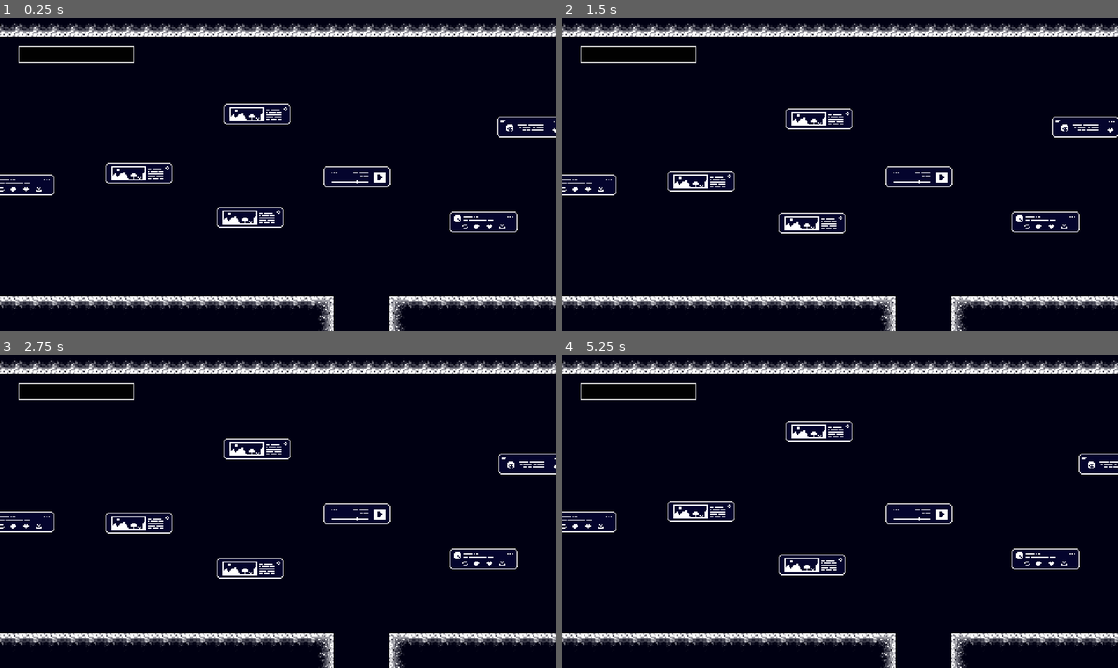
Above: before the commit, frames 1-4 (two rows, left to right).
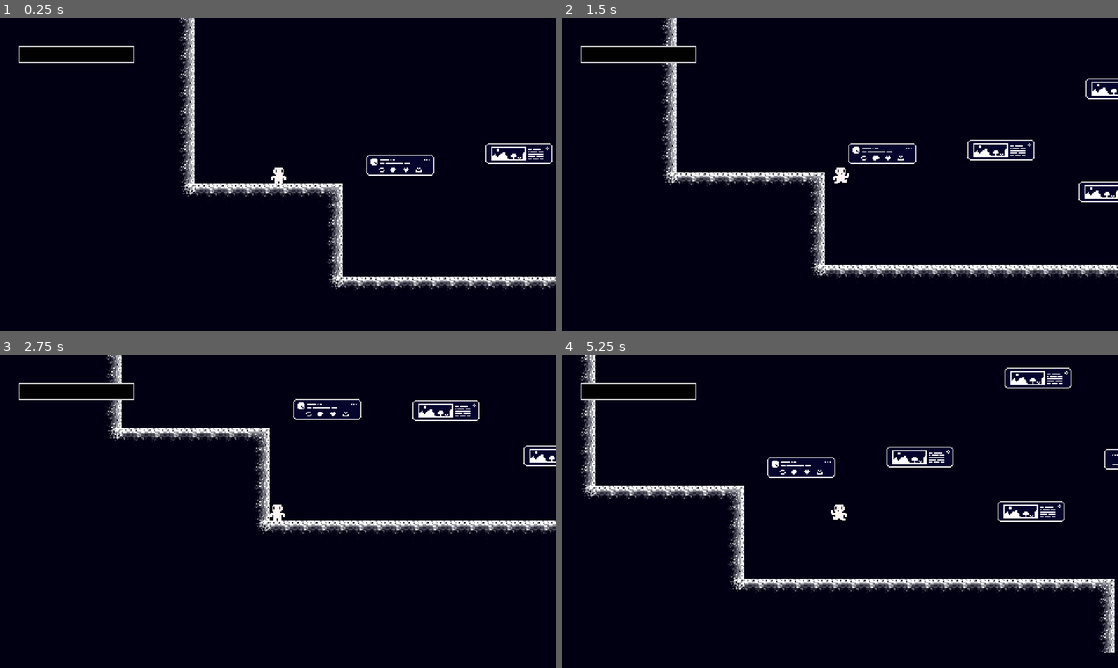
Above: after the commit, the same moments.

Repository: ilmoruuu/dontScroll
Game: Godot game, scene res://scenes/levels/fase1.tscn
Same seed, same stepped clock (60 frames per second), same inputs: the game is played once before the commit and once after it. This scene is started directly instead of the project's main scene.
Inputs:
- Up to frame 1 (0.25 s): no input
- Up to frame 2 (1.5 s): tap Enter (ui_accept) at 0.5, 0.77 s; hold Right (ui_right) from 0.53 s (still down)
- Up to frame 3 (2.75 s): tap Enter (ui_accept) at 1.52 s; release Right (ui_right) at 2.03 s; hold Left (ui_left) from 2.03 s (still down)
- Up to frame 4 (5.25 s): release Left (ui_left) at 2.78 s; hold Right (ui_right) 2.78-4.28 s; tap Enter (ui_accept) at 3.02, 3.77, 4.52 s; hold Left (ui_left) 4.28-5.03 s; hold Right (ui_right) from 5.03 s (still down)

The runs differ from the first frame. In frame 1, 17% of the frame differs, in the area x 0-100%, y 0-100%; in frame 2, 18%; in frame 3, 17%; in frame 4, 19%.
Error before the commit: Invalid access to property or key 'exposition_changed' on a base object of type 'null instance'. (res://entities/exposition_bar/progress_bar.gd:6)

Commit message:
feat: adição das animações de beber suco e usar pijama

Diff:
--- a/dont-scroll/entities/player/player.tscn
+++ b/dont-scroll/entities/player/player.tscn
@@ -4,13 +4,15 @@
 [ext_resource type="Texture2D" uid="uid://c671qgvy8iudr" path="res://assets/player/Attack_Hammer(16 x 16).png" id="2_7thud"]
 [ext_resource type="Texture2D" uid="uid://5mboahntf8m1" path="res://assets/player/Idle (16 x 16).png" id="2_abrql"]
 [ext_resource type="Texture2D" uid="uid://yioxxb4xlhev" path="res://assets/player/Hurt (16 x 16).png" id="2_fkugw"]
+[ext_resource type="Texture2D" uid="uid://bu5qg8scm5bu7" path="res://assets/player/Drink_Juice (16 x 16).png" id="3_a1qjk"]
 [ext_resource type="Texture2D" uid="uid://nqgil0bym46k" path="res://assets/player/Jump (16 x 16).png" id="3_bls4j"]
-[ext_resource type="Texture2D" path="res://assets/player/Waddling (16 x 16).png" id="3_sglur"]
 [ext_resource type="Texture2D" uid="uid://cwwuapdjnidl8" path="res://assets/player/Idle_Hammer (16 x 16).png" id="4_8fjmc"]
 [ext_resource type="Texture2D" uid="uid://c64x50tnl0ur7" path="res://assets/player/Idle_Juice (16 x 16).png" id="5_qiwj3"]
 [ext_resource type="Texture2D" uid="uid://d3xa5ojy04qr8" path="res://assets/player/Idle_Pijama (16 x 16).png" id="6_26q78"]
 [ext_resource type="Texture2D" uid="uid://bwwmy8812b02r" path="res://assets/player/Jump_Pijama (16 x 16).png" id="9_a1qjk"]
 [ext_resource type="Texture2D" uid="uid://fcw4yf5kjs4" path="res://assets/player/Waddling_Pijama (16 x 16).png" id="9_bectd"]
+[ext_resource type="Texture2D" uid="uid://dewcw5vv7wwtw" path="res://assets/player/Walking (16 x 16).png" id="10_7thud"]
+[ext_resource type="Texture2D" uid="uid://g5lftksj7x4u" path="res://assets/player/Use_Pijama (16 x 16).png" id="11_j3ovn"]
 
 [sub_resource type="AtlasTexture" id="AtlasTexture_0eo6o"]
 atlas = ExtResource("2_7thud")
@@ -20,17 +22,9 @@
 atlas = ExtResource("2_7thud")
 region = Rect2(16, 0, 16, 16)
 
-[sub_resource type="AtlasTexture" id="AtlasTexture_13wue"]
-atlas = ExtResource("2_7thud")
-region = Rect2(32, 0, 16, 16)
-
-[sub_resource type="AtlasTexture" id="AtlasTexture_wy7bt"]
-atlas = ExtResource("2_7thud")
-region = Rect2(48, 0, 16, 16)
-
-[sub_resource type="AtlasTexture" id="AtlasTexture_geky7"]
-atlas = ExtResource("2_7thud")
-region = Rect2(64, 0, 16, 16)
+[sub_resource type="AtlasTexture" id="AtlasTexture_7otdo"]
+atlas = ExtResource("3_a1qjk")
+region = Rect2(0, 0, 16, 16)
 
 [sub_resource type="AtlasTexture" id="AtlasTexture_afbqv"]
 atlas = ExtResource("2_fkugw")
@@ -124,28 +118,32 @@
 atlas = ExtResource("9_a1qjk")
 region = Rect2(0, 0, 16, 16)
 
-[sub_resource type="AtlasTexture" id="AtlasTexture_qiwj3"]
-atlas = ExtResource("3_sglur")
-region = Rect2(0, 0, 16, 16)
-
-[sub_resource type="AtlasTexture" id="AtlasTexture_26q78"]
-atlas = ExtResource("3_sglur")
-region = Rect2(16, 0, 16, 16)
-
-[sub_resource type="AtlasTexture" id="AtlasTexture_bectd"]
-atlas = ExtResource("3_sglur")
-region = Rect2(32, 0, 16, 16)
-
-[sub_resource type="AtlasTexture" id="AtlasTexture_wvtmh"]
-atlas = ExtResource("3_sglur")
-region = Rect2(48, 0, 16, 16)
-
-[sub_resource type="AtlasTexture" id="AtlasTexture_7thud"]
-atlas = ExtResource("3_sglur")
-region = Rect2(64, 0, 16, 16)
+[sub_resource type="AtlasTexture" id="AtlasTexture_13wue"]
+atlas = ExtResource("11_j3ovn")
+region = Rect2(0, 0, 16, 16)
 
 [sub_resource type="AtlasTexture" id="AtlasTexture_a1qjk"]
-atlas = ExtResource("3_sglur")
+atlas = ExtResource("10_7thud")
+region = Rect2(0, 0, 16, 16)
+
+[sub_resource type="AtlasTexture" id="AtlasTexture_r633c"]
+atlas = ExtResource("10_7thud")
+region = Rect2(16, 0, 16, 16)
+
+[sub_resource type="AtlasTexture" id="AtlasTexture_pacje"]
+atlas = ExtResource("10_7thud")
+region = Rect2(32, 0, 16, 16)
+
+[sub_resource type="AtlasTexture" id="AtlasTexture_2h0qb"]
+atlas = ExtResource("10_7thud")
+region = Rect2(48, 0, 16, 16)
+
+[sub_resource type="AtlasTexture" id="AtlasTexture_mmk7k"]
+atlas = ExtResource("10_7thud")
+region = Rect2(64, 0, 16, 16)
+
+[sub_resource type="AtlasTexture" id="AtlasTexture_g3pa7"]
+atlas = ExtResource("10_7thud")
 region = Rect2(80, 0, 16, 16)
 
 [sub_resource type="AtlasTexture" id="AtlasTexture_24ehl"]
@@ -180,146 +178,153 @@
 }, {
 "duration": 1.0,
 "texture": SubResource("AtlasTexture_ttr27")
-}, {
+}],
+"loop": 1,
+"name": &"attack_hammer",
+"speed": 10.0
+}, {
+"frames": [{
+"duration": 1.0,
+"texture": SubResource("AtlasTexture_7otdo")
+}],
+"loop": 1,
+"name": &"drink_juice",
+"speed": 5.0
+}, {
+"frames": [{
+"duration": 1.0,
+"texture": SubResource("AtlasTexture_afbqv")
+}],
+"loop": 1,
+"name": &"hurt",
+"speed": 5.0
+}, {
+"frames": [{
+"duration": 1.0,
+"texture": SubResource("AtlasTexture_abrql")
+}, {
+"duration": 1.0,
+"texture": SubResource("AtlasTexture_sglur")
+}, {
+"duration": 1.0,
+"texture": SubResource("AtlasTexture_bls4j")
+}, {
+"duration": 1.0,
+"texture": SubResource("AtlasTexture_fkugw")
+}, {
+"duration": 1.0,
+"texture": SubResource("AtlasTexture_8fjmc")
+}],
+"loop": 1,
+"name": &"idle",
+"speed": 5.0
+}, {
+"frames": [{
+"duration": 1.0,
+"texture": SubResource("AtlasTexture_gx6sm")
+}, {
+"duration": 1.0,
+"texture": SubResource("AtlasTexture_yqrof")
+}, {
+"duration": 1.0,
+"texture": SubResource("AtlasTexture_3wlsy")
+}, {
+"duration": 1.0,
+"texture": SubResource("AtlasTexture_b2kln")
+}, {
+"duration": 1.0,
+"texture": SubResource("AtlasTexture_we0b7")
+}],
+"loop": 1,
+"name": &"idle_hammer",
+"speed": 5.0
+}, {
+"frames": [{
+"duration": 1.0,
+"texture": SubResource("AtlasTexture_mtric")
+}, {
+"duration": 1.0,
+"texture": SubResource("AtlasTexture_eyb6c")
+}, {
+"duration": 1.0,
+"texture": SubResource("AtlasTexture_221hk")
+}, {
+"duration": 1.0,
+"texture": SubResource("AtlasTexture_ghoj8")
+}, {
+"duration": 1.0,
+"texture": SubResource("AtlasTexture_t1t22")
+}],
+"loop": 1,
+"name": &"idle_juice",
+"speed": 5.0
+}, {
+"frames": [{
+"duration": 1.0,
+"texture": SubResource("AtlasTexture_50fht")
+}, {
+"duration": 1.0,
+"texture": SubResource("AtlasTexture_wuv6x")
+}, {
+"duration": 1.0,
+"texture": SubResource("AtlasTexture_qpopc")
+}, {
+"duration": 1.0,
+"texture": SubResource("AtlasTexture_wq0jh")
+}, {
+"duration": 1.0,
+"texture": SubResource("AtlasTexture_gt4e4")
+}],
+"loop": 1,
+"name": &"idle_pijama",
+"speed": 5.0
+}, {
+"frames": [{
+"duration": 1.0,
+"texture": SubResource("AtlasTexture_j3ovn")
+}],
+"loop": 1,
+"name": &"jump",
+"speed": 5.0
+}, {
+"frames": [{
+"duration": 1.0,
+"texture": SubResource("AtlasTexture_qwspa")
+}],
+"loop": 1,
+"name": &"jump_pijama",
+"speed": 5.0
+}, {
+"frames": [{
 "duration": 1.0,
 "texture": SubResource("AtlasTexture_13wue")
-}, {
-"duration": 1.0,
-"texture": SubResource("AtlasTexture_wy7bt")
-}, {
-"duration": 1.0,
-"texture": SubResource("AtlasTexture_geky7")
-}],
-"loop": 1,
-"name": &"attack_hammer",
-"speed": 17.0
-}, {
-"frames": [{
-"duration": 1.0,
-"texture": SubResource("AtlasTexture_afbqv")
-}],
-"loop": 1,
-"name": &"hurt",
-"speed": 5.0
-}, {
-"frames": [{
-"duration": 1.0,
-"texture": SubResource("AtlasTexture_abrql")
-}, {
-"duration": 1.0,
-"texture": SubResource("AtlasTexture_sglur")
-}, {
-"duration": 1.0,
-"texture": SubResource("AtlasTexture_bls4j")
-}, {
-"duration": 1.0,
-"texture": SubResource("AtlasTexture_fkugw")
-}, {
-"duration": 1.0,
-"texture": SubResource("AtlasTexture_8fjmc")
-}],
-"loop": 1,
-"name": &"idle",
-"speed": 5.0
-}, {
-"frames": [{
-"duration": 1.0,
-"texture": SubResource("AtlasTexture_gx6sm")
-}, {
-"duration": 1.0,
-"texture": SubResource("AtlasTexture_yqrof")
-}, {
-"duration": 1.0,
-"texture": SubResource("AtlasTexture_3wlsy")
-}, {
-"duration": 1.0,
-"texture": SubResource("AtlasTexture_b2kln")
-}, {
-"duration": 1.0,
-"texture": SubResource("AtlasTexture_we0b7")
-}],
-"loop": 1,
-"name": &"idle_hammer",
-"speed": 5.0
-}, {
-"frames": [{
-"duration": 1.0,
-"texture": SubResource("AtlasTexture_mtric")
-}, {
-"duration": 1.0,
-"texture": SubResource("AtlasTexture_eyb6c")
-}, {
-"duration": 1.0,
-"texture": SubResource("AtlasTexture_221hk")
-}, {
-"duration": 1.0,
-"texture": SubResource("AtlasTexture_ghoj8")
-}, {
-"duration": 1.0,
-"texture": SubResource("AtlasTexture_t1t22")
-}],
-"loop": 1,
-"name": &"idle_juice",
-"speed": 5.0
-}, {
-"frames": [{
-"duration": 1.0,
-"texture": SubResource("AtlasTexture_50fht")
-}, {
-"duration": 1.0,
-"texture": SubResource("AtlasTexture_wuv6x")
-}, {
-"duration": 1.0,
-"texture": SubResource("AtlasTexture_qpopc")
-}, {
-"duration": 1.0,
-"texture": SubResource("AtlasTexture_wq0jh")
-}, {
-"duration": 1.0,
-"texture": SubResource("AtlasTexture_gt4e4")
-}],
-"loop": 1,
-"name": &"idle_pijama",
-"speed": 5.0
-}, {
-"frames": [{
-"duration": 1.0,
-"texture": SubResource("AtlasTexture_j3ovn")
-}],
-"loop": 1,
-"name": &"jump",
-"speed": 5.0
-}, {
-"frames": [{
-"duration": 1.0,
-"texture": SubResource("AtlasTexture_qwspa")
-}],
-"loop": 1,
-"name": &"jump_pijama",
-"speed": 5.0
-}, {
-"frames": [{
-"duration": 1.0,
-"texture": SubResource("AtlasTexture_qiwj3")
-}, {
-"duration": 1.0,
-"texture": SubResource("AtlasTexture_26q78")
-}, {
-"duration": 1.0,
-"texture": SubResource("AtlasTexture_bectd")
-}, {
-"duration": 1.0,
-"texture": SubResource("AtlasTexture_wvtmh")
-}, {
-"duration": 1.0,
-"texture": SubResource("AtlasTexture_7thud")
-}, {
+}],
+"loop": 1,
+"name": &"use_pijama",
+"speed": 5.0
+}, {
+"frames": [{
 "duration": 1.0,
 "texture": SubResource("AtlasTexture_a1qjk")
+}, {
+"duration": 1.0,
+"texture": SubResource("AtlasTexture_r633c")
+}, {
+"duration": 1.0,
+"texture": SubResource("AtlasTexture_pacje")
+}, {
+"duration": 1.0,
+"texture": SubResource("AtlasTexture_2h0qb")
+}, {
+"duration": 1.0,
+"texture": SubResource("AtlasTexture_mmk7k")
+}, {
+"duration": 1.0,
+"texture": SubResource("AtlasTexture_g3pa7")
 }],
 "loop": 1,
 "name": &"walk",
-"speed": 8.0
+"speed": 10.0
 }, {
 "frames": [{
 "duration": 1.0,
@@ -355,7 +360,7 @@
 sprite_frames = SubResource("SpriteFrames_lnu2h")
 animation = &"attack_hammer"
 autoplay = "idle"
-frame_progress = 0.21164924
+frame_progress = 0.8972105
 
 [node name="CollisionShape2D" type="CollisionShape2D" parent="." unique_id=661443857]
 visible = false
Binary file added: dont-scroll/assets/player/Drink_Juice (16 x 16).png
Not shown, added: dont-scroll/assets/player/Drink_Juice (16 x 16).png.import
Binary file added: dont-scroll/assets/player/Use_Pijama (16 x 16).png
Not shown, added: dont-scroll/assets/player/Use_Pijama (16 x 16).png.import
